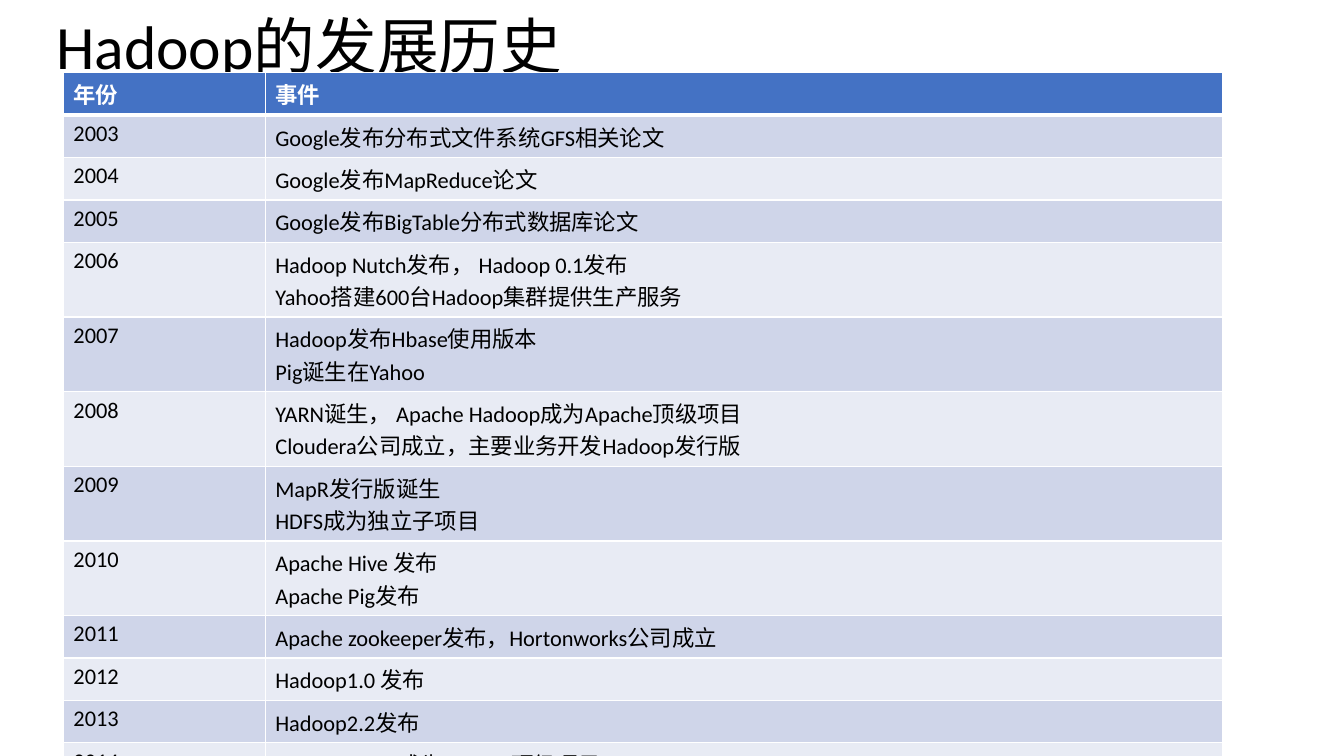
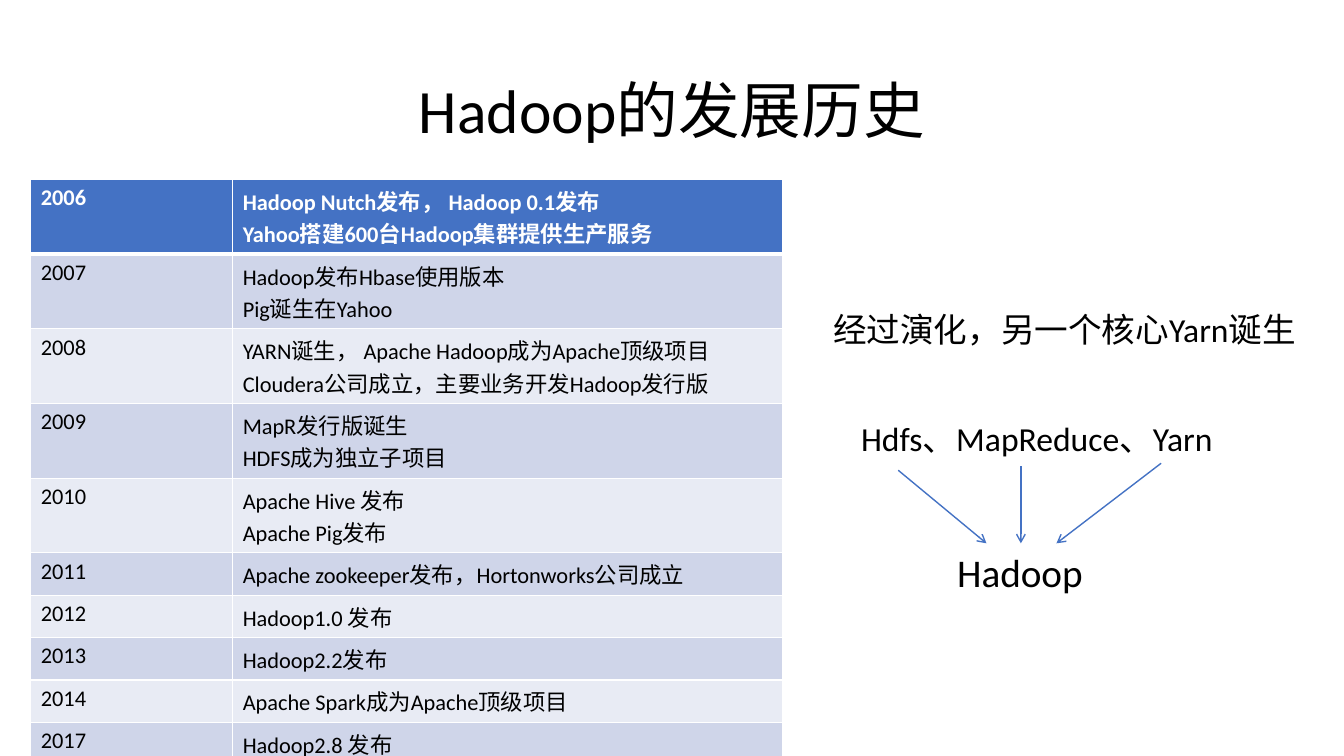
Before and after one commit to refuil/hadoopAction, a slide deck: slide 7 of 第一章 Hadoop概述与安装.pptx. Drawn at 1344x756 pixels with LibreOffice and Linux fonts; fonts in the diff are those of the drawing. Boxes give left, top, right and bottom in pixels: in the first picture for what was removed or moved away, otherwise in the second. Text is boxed around its words. In the diff, an @@ line names an element or a change of style, - is before the commit and + after.

```diff
--- a/第一章 Hadoop概述与安装.pptx
+++ b/第一章 Hadoop概述与安装.pptx
@@ title "Hadoop的发展历史": place and size @@
-title "Hadoop的发展历史" at [56, 18, 562, 84]
+title "Hadoop的发展历史" at [419, 82, 925, 143]
@@ title "Hadoop的发展历史" at [419, 82, 925, 143]: alignment left to centre @@
@@ table at [31, 179, 783, 756] @@
-row 1: 年份 | 事件
-row 2: 2003 | Google发布分布式文件系统GFS相关论文
-row 3: 2004 | Google发布MapReduce论文
-row 4: 2005 | Google发布BigTable分布式数据库论文
@@ table: place and size @@
-table at [64, 73, 1223, 756]
+table at [31, 179, 783, 756]
@@ text added at [833, 313, 1296, 346], 24 pt, text #000000 @@
+经过演化，另一个核心Yarn诞生
@@ text added at [861, 427, 1212, 457], 24 pt, text #000000 @@
+Hdfs、MapReduce、Yarn
@@ arrow added from (898, 471) to (987, 543), #4472C4 1 pt @@
@@ arrow added from (1021, 466) to (1021, 543), #4472C4 1 pt @@
@@ arrow added from (1162, 464) to (1057, 543), #4472C4 1 pt @@
@@ text added at [957, 559, 1083, 594], 28 pt, text #000000 @@
+Hadoop
```
Also in this commit, not shown: 14 other slides changed, 9 slides added, 1 slide removed, 5 other files.
